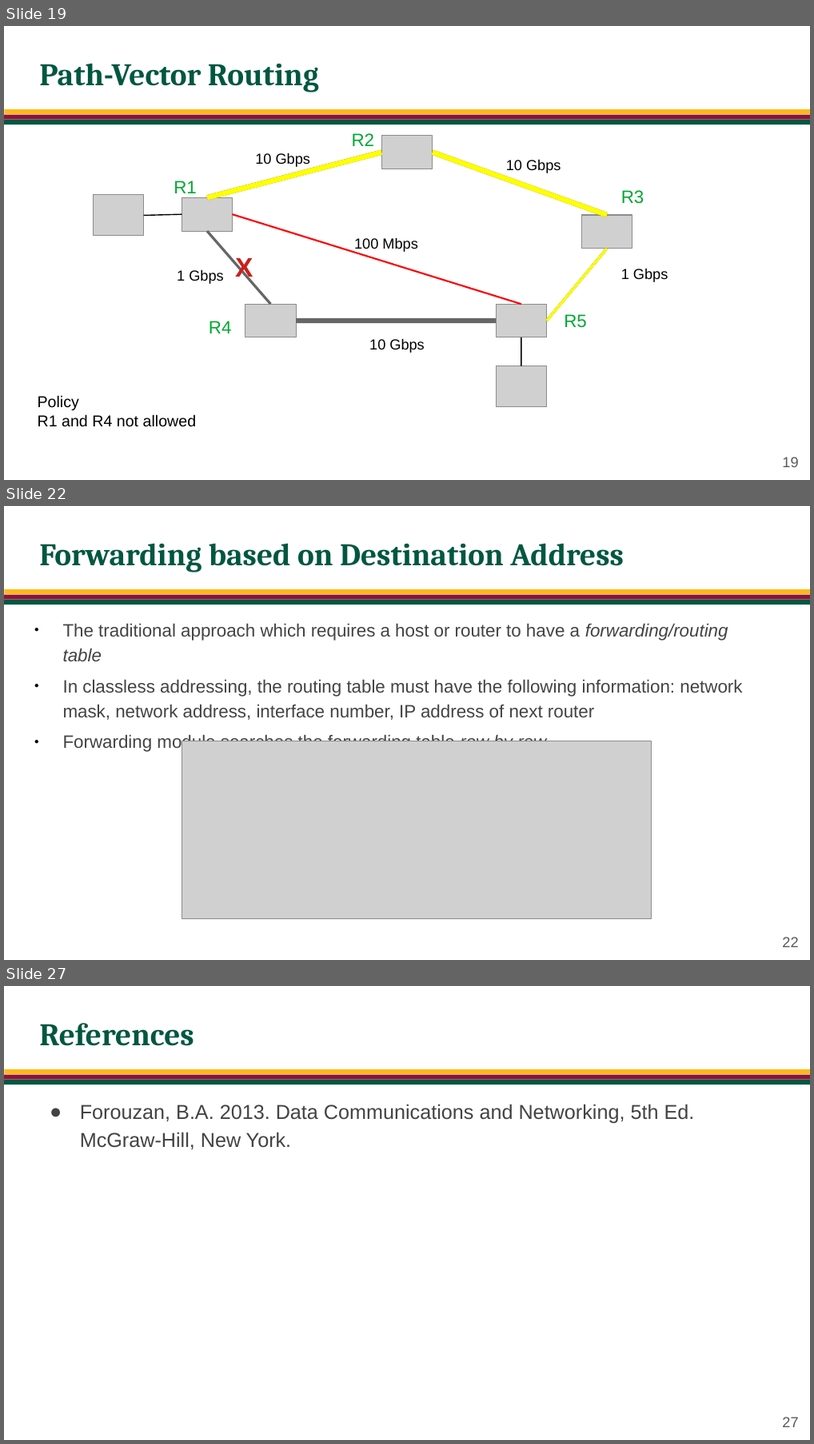
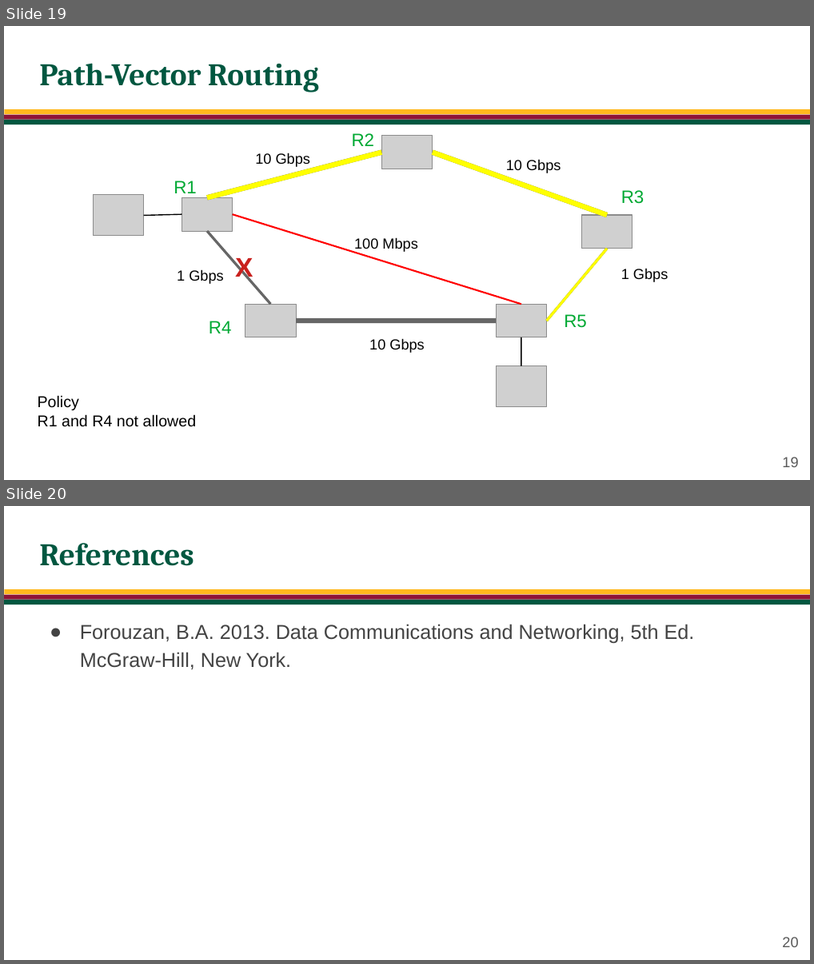
Before and after one commit to jachermocilla/extra-course-materials, a slide deck: cmsc137/slides-rsm/CMSC 137 - 21 - Routing.odp. Shown one above the other, each under a label of ours: slides 19, 22 and 27 before the commit, slides 19 and 20 after it; the slides between them are not shown. The pictures are 814x1444 and 814x964 pixels, drawn with LibreOffice and Linux fonts; fonts in the diff are those of the drawing; grey boxes stand for pictures; background and template pictures are left out. Boxes give left, top, right and bottom in pixels: in the first picture for what was removed or moved away, otherwise in the second. Text is boxed around its words. In the diff, an @@ line names an element or a change of style, - is before the commit and + after.

```diff
--- a/cmsc137/slides-rsm/CMSC 137 - 21 - Routing.odp
+++ b/cmsc137/slides-rsm/CMSC 137 - 21 - Routing.odp
@@ slide 22 removed at [4, 506, 810, 960], background #FFFFFF; not listed: 3 template elements that a slide beside it also shows @@
@@ title removed at [39, 543, 624, 572] @@
-Forwarding based on Destination Address
@@ text removed at [63, 623, 742, 752] @@
-● The traditional approach which requires a host or router to have a forwarding/routing table
-● In classless addressing, the routing table must have the following information: network mask, network address, interface number, IP address of next router
-● Forwarding module searches the forwarding table row by row
@@ picture removed at [182, 740, 651, 918] @@
@@ page number removed at [782, 936, 798, 947] @@
-22
@@ what was slide 27 is now slide 20 @@
@@ page number at [782, 936, 798, 947]: text changed @@
-27
+20
```
Also in this commit, not shown: 1 slide changed, 6 other slides removed, 38 other files.
